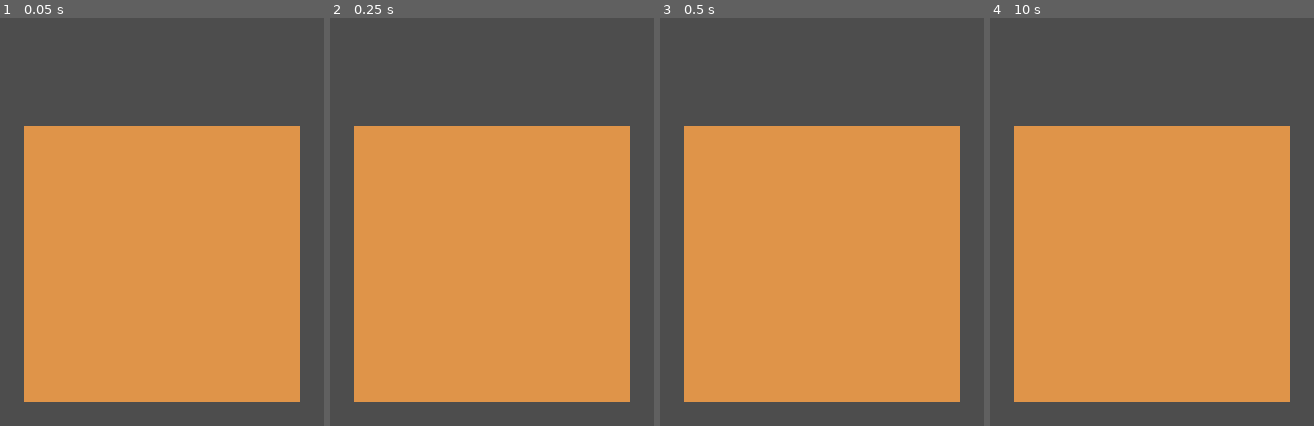
Above: before the commit, frames 1-4 (left to right).
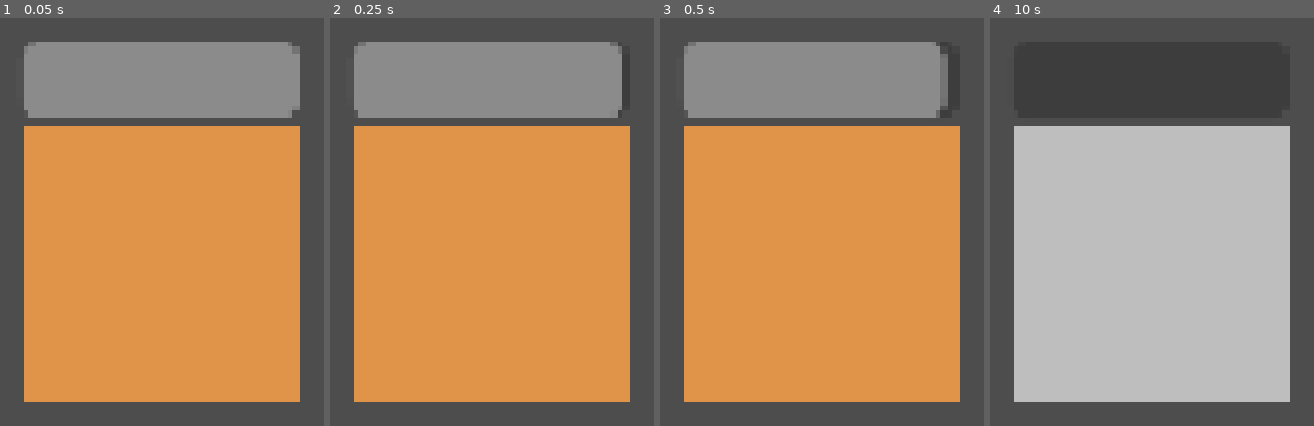
Above: after the commit, the same moments.

Repository: hirnaderege/er-triage
Game: Godot game, scene res://main.tscn
Two runs of this game, one before a commit and one after it. Both use one fixed random seed, a clock stepped at 60 frames per second and the inputs below.
Inputs:
- Up to frame 1 (0.05 s): no input
- Up to frame 2 (0.25 s): no input
- Up to frame 3 (0.5 s): no input
- Up to frame 4 (10 s): tap Enter at 1.25, 2.75, 4.25 s; tap Space at 2, 3.5, 5 s

The runs differ from the first frame. In frame 1, 16% of the frame differs, in the area x 7-93%, y 5-25%; in frame 2, 15%; in frame 3, 15%; in frame 4, 58%, in the area x 7-93%, y 26-95%.

Commit message:
Add draining health bar to patient

Diff:
--- a/main.tscn
+++ b/main.tscn
@@ -1,4 +1,6 @@
 [gd_scene format=3 uid="uid://cag0bdh23fpsi"]
+
+[ext_resource type="Script" uid="uid://lcd0y2p87k5g" path="res://patient.gd" id="1_ig7tw"]
 
 [node name="Main" type="Node2D" unique_id=831671509]
 
@@ -8,3 +10,12 @@
 offset_right = 400.0
 offset_bottom = 300.0
 color = Color(0.8757556, 0.57891774, 0.2879981, 1)
+script = ExtResource("1_ig7tw")
+
+[node name="ProgressBar" type="ProgressBar" parent="ColorRect" unique_id=135765113]
+layout_mode = 0
+offset_top = -30.0
+offset_right = 100.0
+offset_bottom = -3.0
+value = 100.0
+show_percentage = false
--- /dev/null
+++ b/patient.gd
@@ -0,0 +1,14 @@
+extends ColorRect
+
+var health: float = 100.0
+var drainRate: float = 10.0 # health lost per second
+
+@onready var bar: ProgressBar = $ProgressBar
+
+# Called every frame. 'delta' is the elapsed time since the previous frame.
+func _process(delta):
+	health -= drainRate * delta
+	health = max(health, 0.0)
+	bar.value = health
+	if health <= 0.0:
+		color = Color.GRAY
Not shown, changed: init/icon.svg.import
Not shown, added: patient.gd.uid
